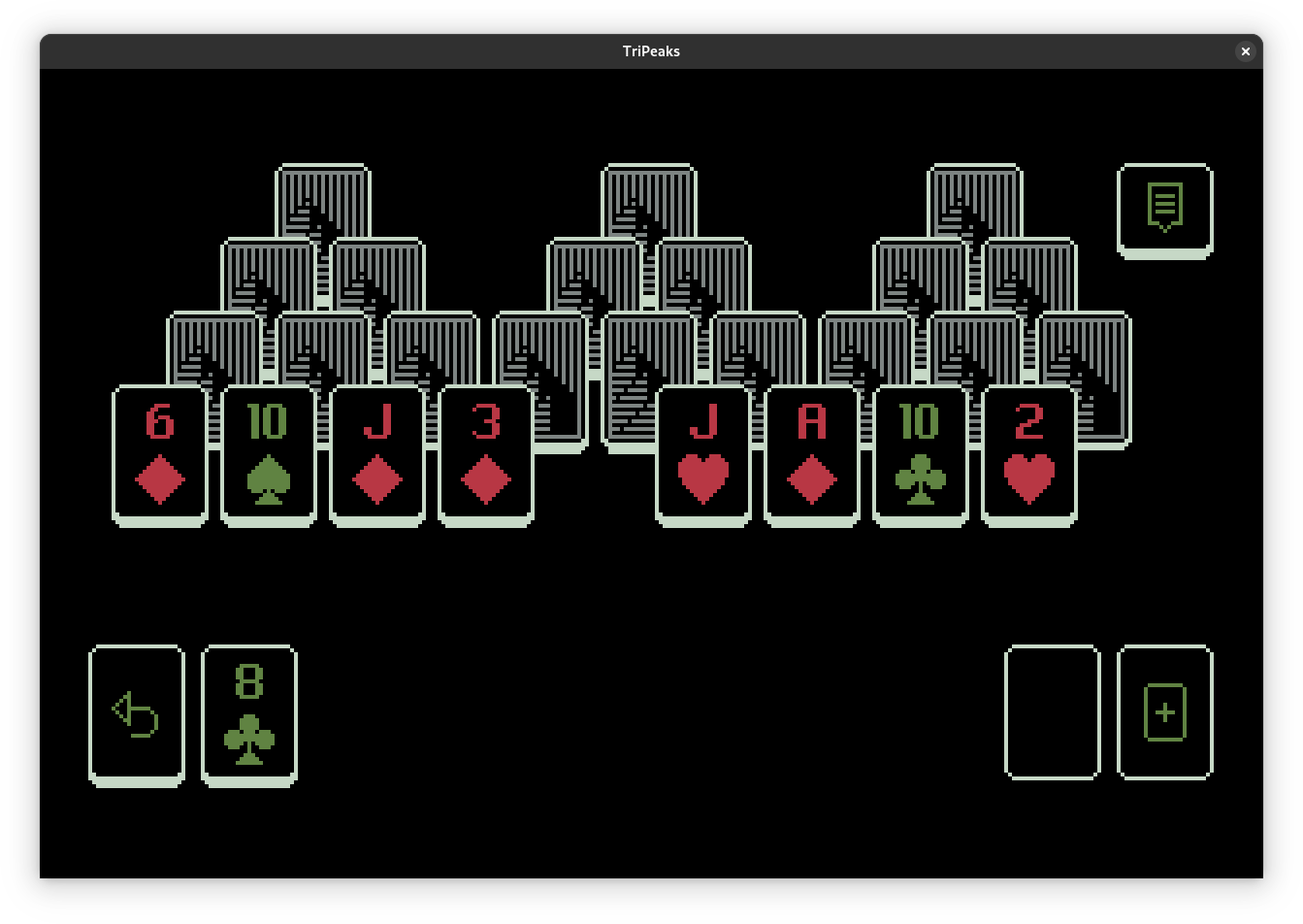
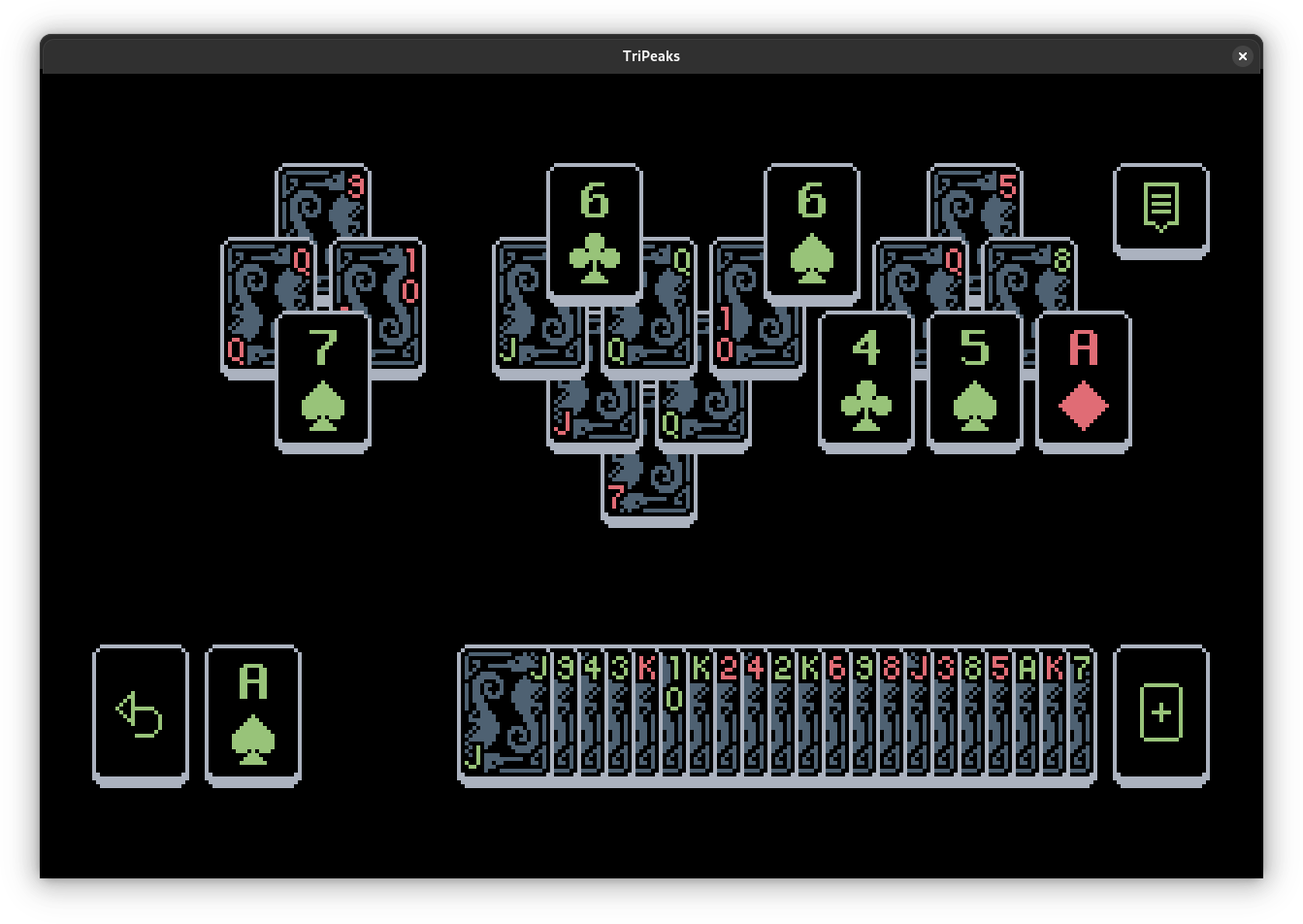
The second 1303x924 image is a revision of the first. Changes to its layers:
added layer "Paint Layer 1 (pasted)" (3rd of 3) above "Background (pasted)" over [15, 14, 1288, 905]
painted on "Background (pasted)" (2nd of 2) over [15, 14, 1288, 905]
